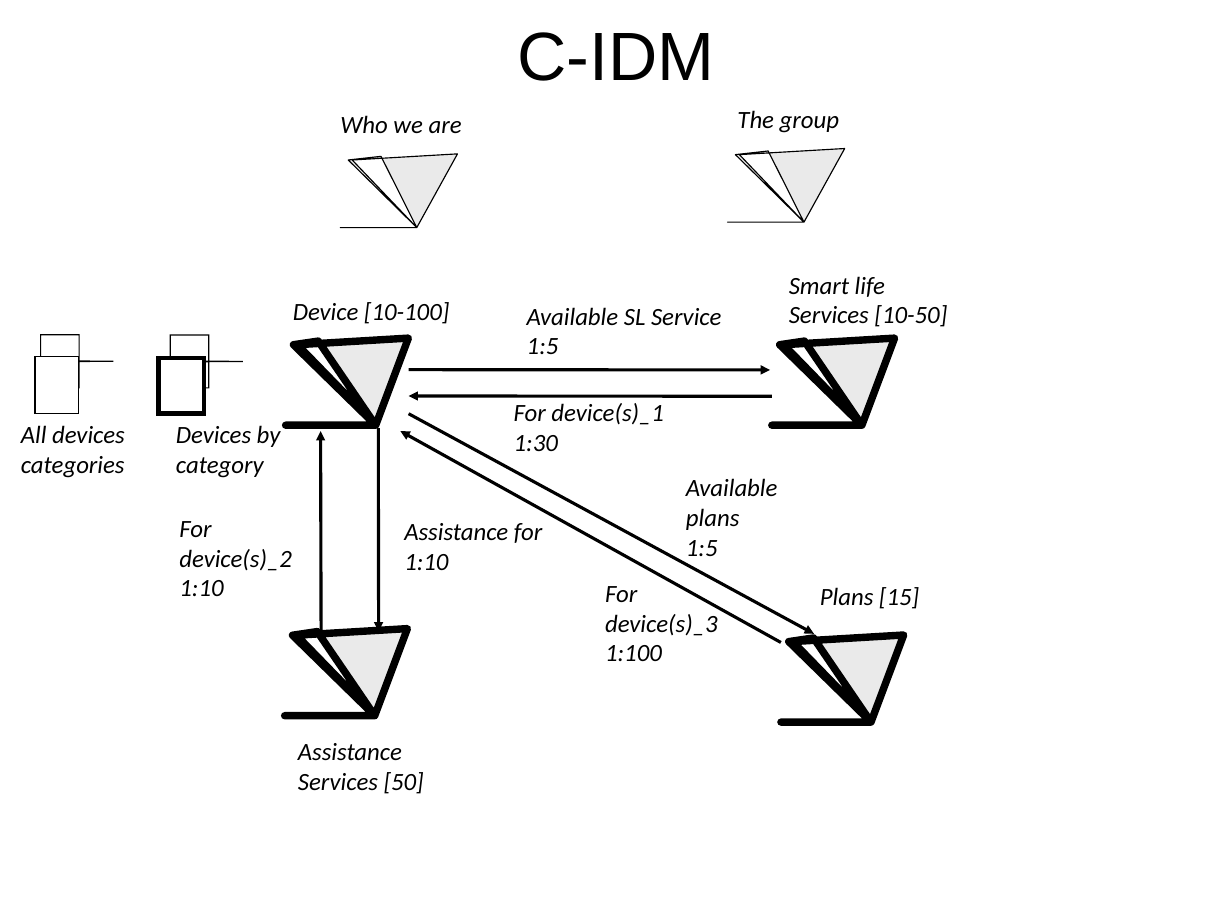
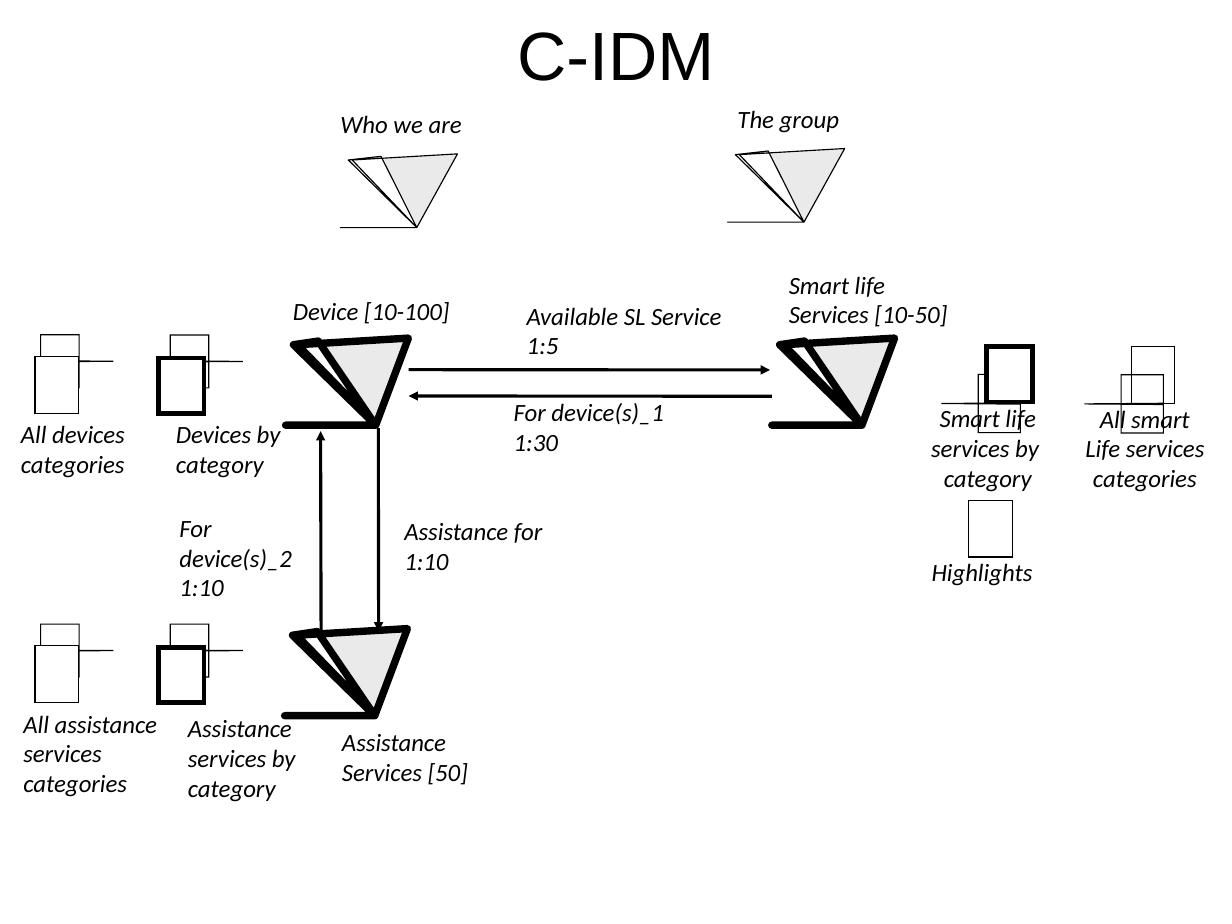
Before and after one commit to hypermedia2016/design, a slide deck: slide 2 of Cardinale, Pea-P1-03-05-2016.ppt. Drawn at 1232x924 pixels with LibreOffice and Linux fonts; fonts in the diff are those of the drawing. Boxes give left, top, right and bottom in pixels: in the first picture for what was removed or moved away, otherwise in the second. Text is boxed around its words. In the diff, an @@ line names an element or a change of style, - is before the commit and + after.

Commit message:
cidm

```diff
--- a/Cardinale, Pea-P1-03-05-2016.ppt
+++ b/Cardinale, Pea-P1-03-05-2016.ppt
@@ freeform shape added at (x1=899, y1=345, x2=978, y2=404), outline #000000 0.74 pt @@
@@ rectangle added at (x1=987, y1=347, x2=1033, y2=402), fill #FFFFFF, outline #000000 3 pt @@
@@ freeform shape added at (x1=1042, y1=347, x2=1121, y2=405), outline #000000 0.74 pt @@
@@ rectangle added at (x1=1131, y1=347, x2=1175, y2=404), fill #FFFFFF, outline #000000 0.74 pt @@
@@ arrow removed from (409, 414) to (814, 634) @@
@@ text added at (x1=931, y1=407, x2=1039, y2=492), 16 pt, text #000000, italic @@
+Smart life
+services by
+category
@@ text added at (x1=1085, y1=407, x2=1205, y2=492), 16 pt, text #000000, italic @@
+All smart
+Life services
+categories
@@ arrow removed from (781, 643) to (400, 432) @@
@@ text removed at (x1=686, y1=478, x2=778, y2=556) @@
-Available
-plans
-1:5
@@ rectangle added at (x1=969, y1=501, x2=1013, y2=558), fill #FFFFFF, outline #000000 0.74 pt @@
@@ text added at (x1=932, y1=563, x2=1033, y2=586), 16 pt, text #000000, italic @@
+Highlights
@@ text removed at (x1=605, y1=586, x2=718, y2=661) @@
-For
-device(s)_3
-1:100
@@ text removed at (x1=820, y1=587, x2=919, y2=609) @@
-Plans [15]
@@ rectangle added at (x1=35, y1=646, x2=78, y2=703), fill #FFFFFF, outline #000000 0.74 pt @@
@@ freeform shape added at (x1=79, y1=651, x2=152, y2=703), outline #000000 0.74 pt @@
@@ rectangle added at (x1=159, y1=647, x2=205, y2=703), fill #FFFFFF, outline #000000 3 pt @@
@@ freeform shape added at (x1=209, y1=651, x2=282, y2=703), outline #000000 0.74 pt @@
@@ freeform shape removed at (x1=781, y1=638, x2=904, y2=726) @@
@@ text added at (x1=23, y1=715, x2=157, y2=797), 16 pt, text #000000, italic @@
+All assistance
+services
+categories
@@ text added at (x1=188, y1=717, x2=296, y2=802), 16 pt, text #000000, italic @@
+Assistance
+services by
+category
@@ text "Assistance" moved from (x1=298, y1=743, x2=424, y2=794) to (x1=342, y1=734, x2=468, y2=785) @@
```
